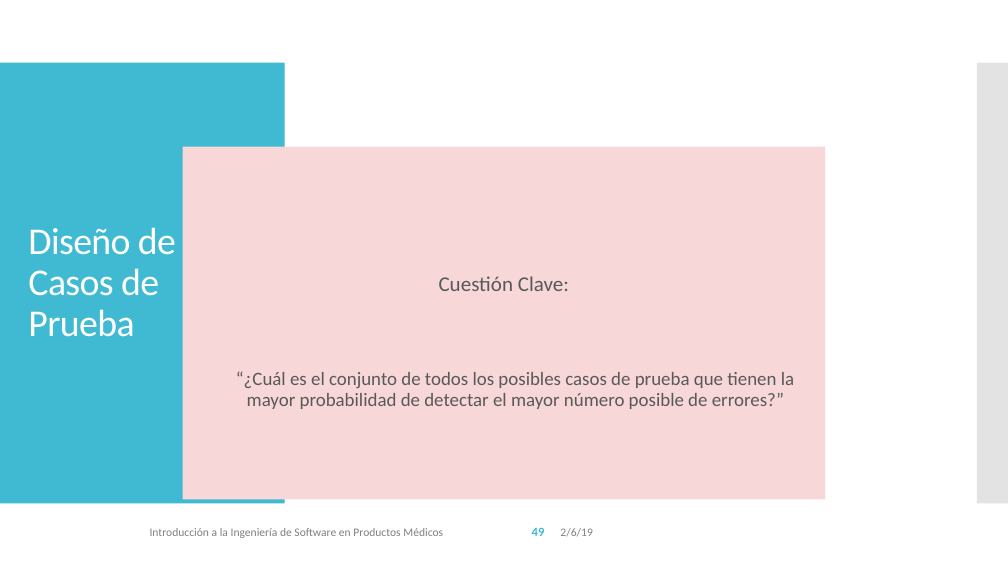
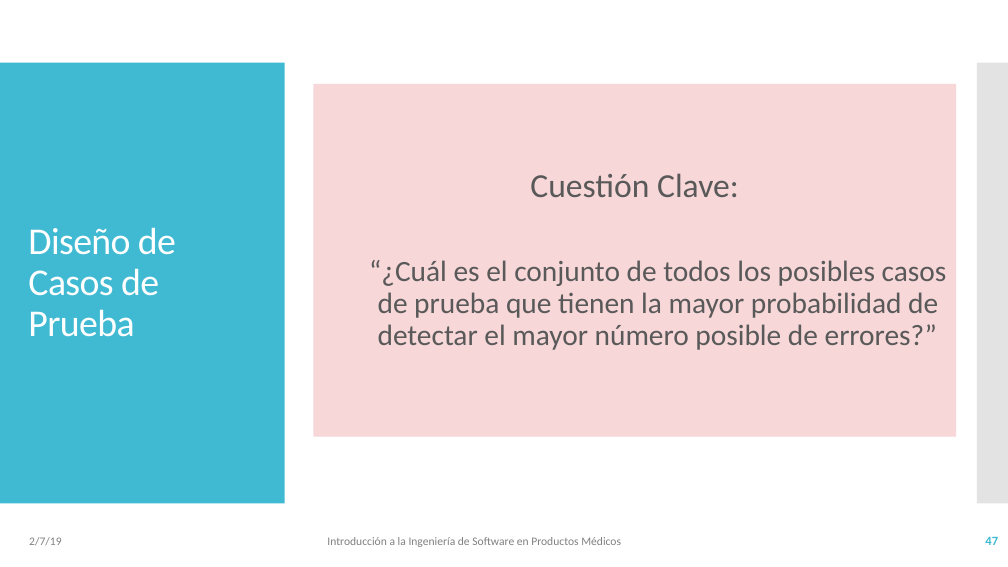
Before and after one commit to vvalotto/IS-en-Sistemas-Embebidos, a slide deck: slide 47 of 05 - IS - Pruebas.pptx (slide 49 before the commit). Drawn at 1008x567 pixels with LibreOffice and Linux fonts; fonts in the diff are those of the drawing. Boxes give left, top, right and bottom in pixels: in the first picture for what was removed or moved away, otherwise in the second. Text is boxed around its words. In the diff, an @@ line names an element or a change of style, - is before the commit and + after.

Commit message:
Pruebas de Caja Negra y Blanca, pruebas unitarias

```diff
--- a/05 - IS - Pruebas.pptx
+++ b/05 - IS - Pruebas.pptx
@@ text "Cuestión Clave:": place and size @@
-text "Cuestión Clave:" at [182,147,825,500]
+text "Cuestión Clave:" at [314,84,957,437]
@@ text "Cuestión Clave:" at [314,84,957,437]: size 20 to 32 pt in "Cuestión Clave:"; size 18 to 28 pt in "“¿Cuál es el conjunto de todos los ..."; more space between paragraphs @@
@@ text at [29,537,61,546]: text changed @@
-2/6/19
+2/7/19
@@ text "Introducción a la Ingeniería de ...": place and size @@
-text "Introducción a la Ingeniería de ..." at [150,528,443,538]
+text "Introducción a la Ingeniería de ..." at [327,537,621,547]
@@ page number removed at [532,527,545,536] @@
-49
@@ page number added at [985,537,998,545], 12 pt, text #40BAD2, bold @@
+47
```
Also in this commit, not shown: 66 other slides changed, 12 slides added, 1 slide removed, 3 other files.
